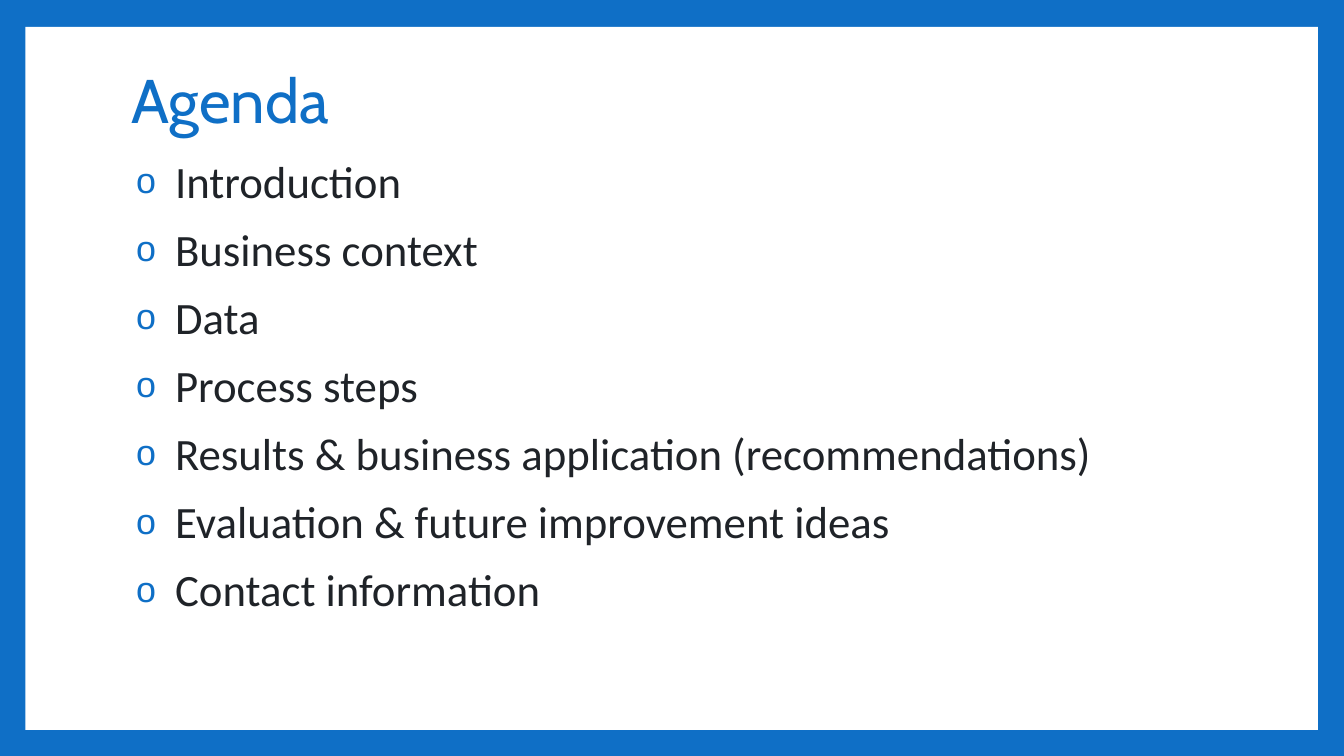
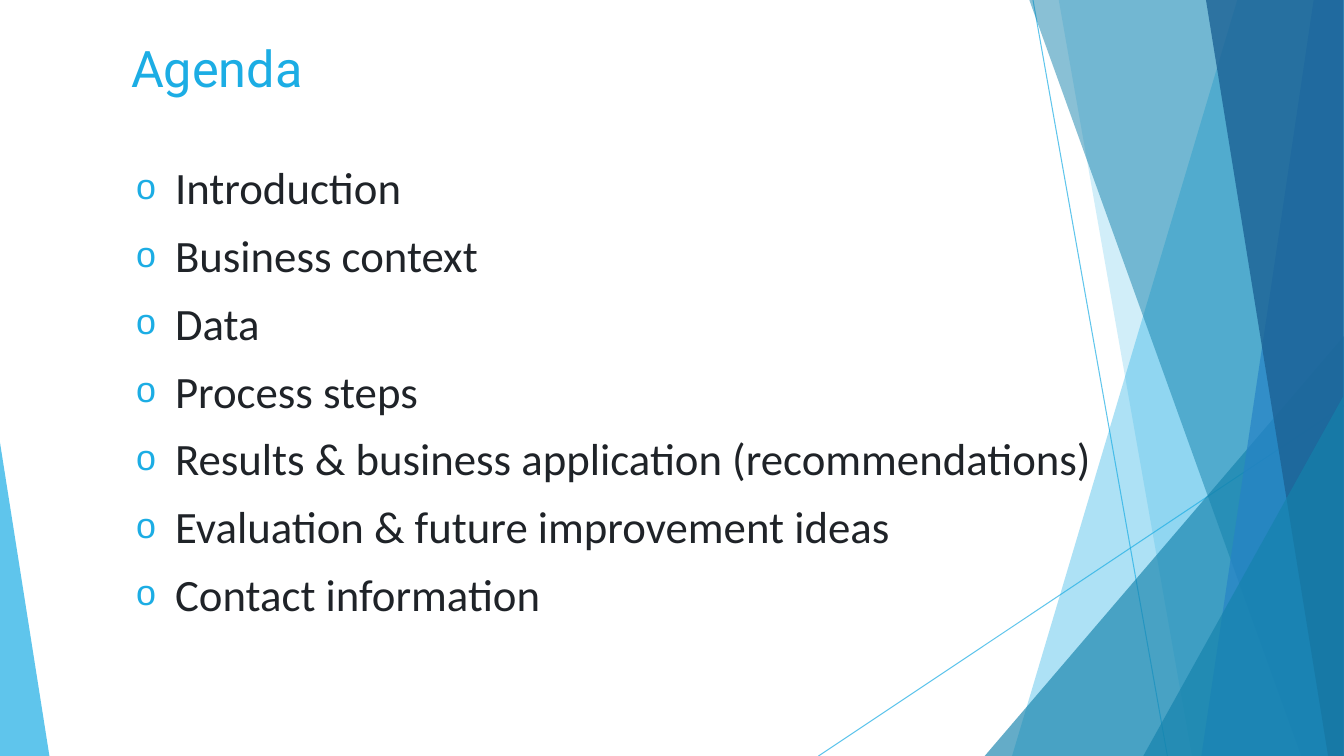
Before and after one commit to mercy-gh/Phase1Project, a slide deck: slide 3 of presentation.pptx. Drawn at 1344x756 pixels with LibreOffice and Linux fonts; fonts in the diff are those of the drawing. Boxes give left, top, right and bottom in pixels: in the first picture for what was removed or moved away, otherwise in the second. Text is boxed around its words. In the diff, an @@ line names an element or a change of style, - is before the commit and + after.

```diff
--- a/presentation.pptx
+++ b/presentation.pptx
@@ background #0F6FC6 to #FFFFFF @@
@@ rectangle removed at (x1=25, y1=27, x2=1318, y2=730) @@
@@ title "Agenda" at (x1=131, y1=49, x2=302, y2=98): size 44 to 36 pt, font Cabin to Roboto, text colour #0F6FC6 to #1CADE4; line spacing 0.9 to 1; vertical alignment middle to top @@
@@ text "Introduction" at (x1=175, y1=173, x2=1090, y2=612): line spacing 0.9 to 1; less space between paragraphs; bullet colour #0F6FC6 to #1CADE4 @@
@@ group added at (x1=0, y1=0, x2=1344, y2=756): 5 freeform shapes, 3 triangles, 2 lines @@
```
Also in this commit, not shown: 8 other slides changed, 2 slides added, 2 slides removed, 3 other files.
